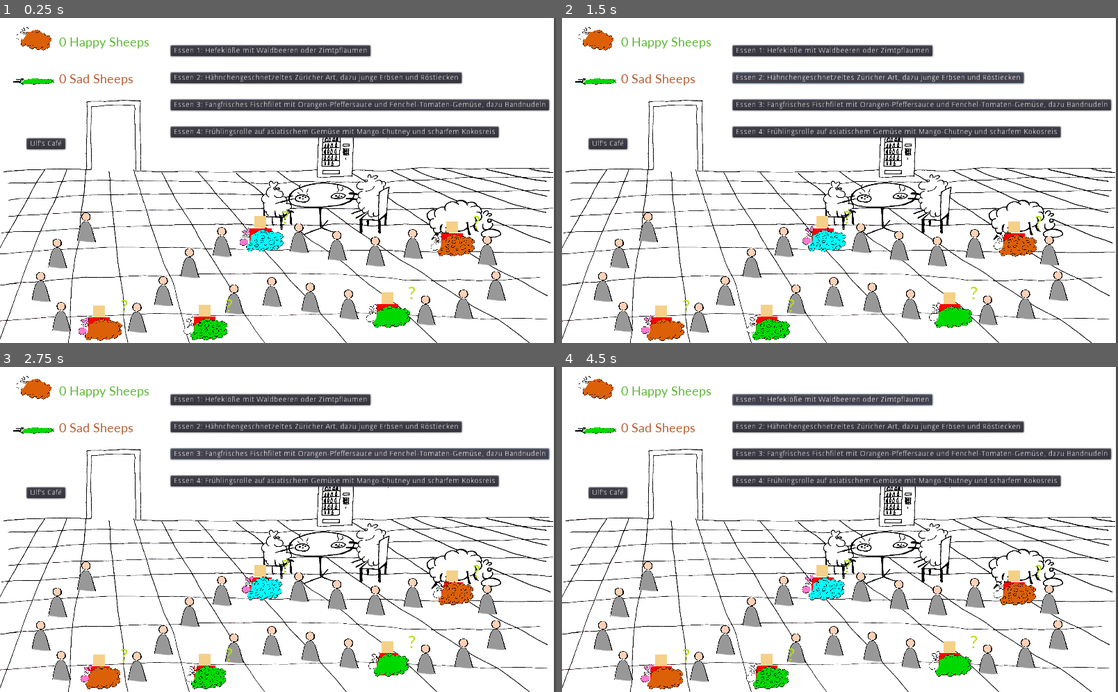
Above: before the commit, frames 1-4 (two rows, left to right).
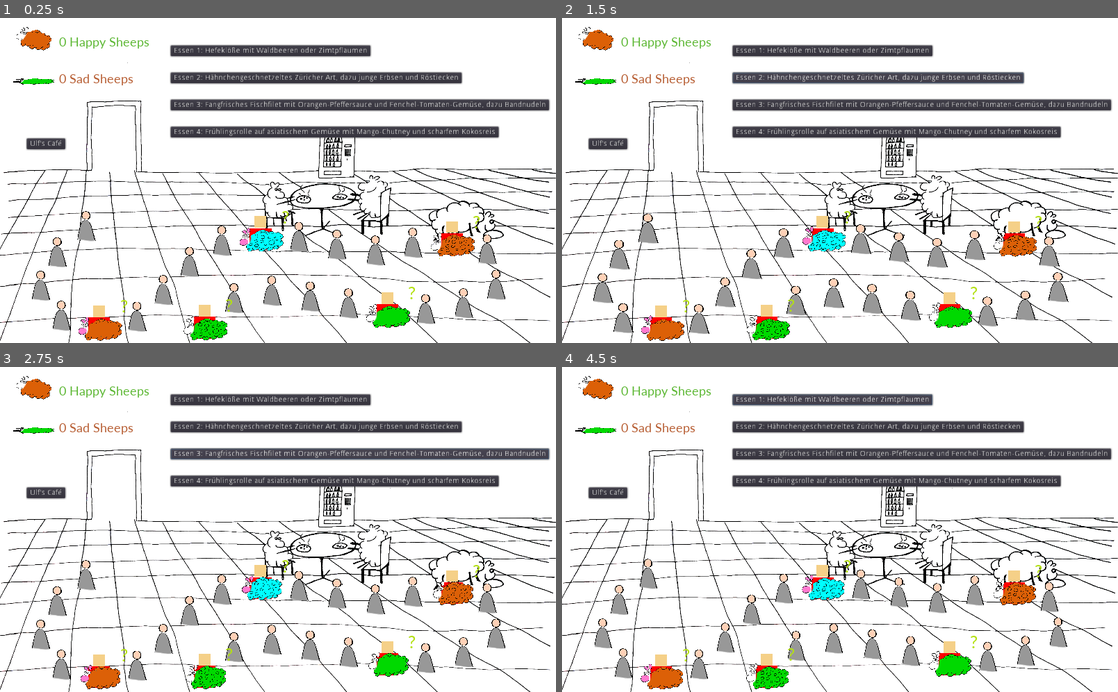
Above: after the commit, the same moments.

Repository: onsetsu/HPIGameJam
Game: Godot game, scene res://Scenes/Mensa.tscn
The game is run twice, just before and just after one commit, with the same random seed, the same clock (stepped at 60 frames per second) and the same inputs.
Inputs:
- Up to frame 1 (0.25 s): no input
- Up to frame 2 (1.5 s): click "Essen 1: Hefeklöße mit Waldbe…" at 0.5 s; click "Essen 2: Hähnchengeschnetzelt…" at 1.25 s
- Up to frame 3 (2.75 s): click "Essen 3: Fangfrisches Fischfi…" at 2 s
- Up to frame 4 (4.5 s): click "Essen 4: Frühlingsrolle auf a…" at 2.75 s; click "Ulf's Café" at 3.5 s; click "Essen 1: Hefeklöße mit Waldbe…" at 4.25 s

The runs differ from the first frame. In frame 1, 7.8% of the frame differs, in the area x 0-100%, y 0-100%; in frame 2, 7.9%; in frame 3, 7.8%; in frame 4, 8.4%.

Commit message:
Blockmenschen verschwinden lassen

Diff:
--- a/Scenes/Mensa.tscn
+++ b/Scenes/Mensa.tscn
@@ -19,8 +19,8 @@
 script = ExtResource( 1 )
 
 [node name="Sprite" type="Sprite" parent="."]
-position = Vector2( 510, 321.915 )
-scale = Vector2( 0.550162, 0.499426 )
+position = Vector2( 512.431, 323.585 )
+scale = Vector2( 0.552785, 0.501807 )
 texture = ExtResource( 2 )
 
 [node name="points" type="Node2D" parent="."]
--- a/Scenes/Person.tscn
+++ b/Scenes/Person.tscn
@@ -1,7 +1,51 @@
-[gd_scene load_steps=3 format=2]
+[gd_scene load_steps=5 format=2]
 
 [ext_resource path="res://Scripts/Person.gd" type="Script" id=1]
 [ext_resource path="res://Sprites/someGuy.png" type="Texture" id=2]
+
+[sub_resource type="Animation" id=2]
+resource_name = "end"
+tracks/0/type = "value"
+tracks/0/path = NodePath("Sprite:modulate")
+tracks/0/interp = 1
+tracks/0/loop_wrap = true
+tracks/0/imported = false
+tracks/0/enabled = true
+tracks/0/keys = {
+"times": PoolRealArray( 0, 1 ),
+"transitions": PoolRealArray( 1, 1 ),
+"update": 0,
+"values": [ Color( 1, 1, 1, 1 ), Color( 1, 1, 1, 0 ) ]
+}
+
+[sub_resource type="Animation" id=1]
+resource_name = "idle"
+length = 2.0
+loop = true
+tracks/0/type = "value"
+tracks/0/path = NodePath("Sprite:position")
+tracks/0/interp = 1
+tracks/0/loop_wrap = true
+tracks/0/imported = false
+tracks/0/enabled = true
+tracks/0/keys = {
+"times": PoolRealArray( 0, 0.5, 1, 1.5 ),
+"transitions": PoolRealArray( 1, 1, 1, 1 ),
+"update": 0,
+"values": [ Vector2( 0, -8.184 ), Vector2( 0, -12.8996 ), Vector2( 0, -8.184 ), Vector2( -0.277389, -5.96488 ) ]
+}
+tracks/1/type = "value"
+tracks/1/path = NodePath("Sprite:scale")
+tracks/1/interp = 1
+tracks/1/loop_wrap = true
+tracks/1/imported = false
+tracks/1/enabled = true
+tracks/1/keys = {
+"times": PoolRealArray( 0, 0.5, 1, 1.5 ),
+"transitions": PoolRealArray( 1, 1, 1, 1 ),
+"update": 0,
+"values": [ Vector2( 0.0422239, 0.0422239 ), Vector2( 0.0395308, 0.0422239 ), Vector2( 0.0422239, 0.0422239 ), Vector2( 0.045, 0.042 ) ]
+}
 
 [node name="Person" type="Node2D"]
 script = ExtResource( 1 )
@@ -10,3 +54,8 @@
 position = Vector2( 0, -8.184 )
 scale = Vector2( 0.0422239, 0.0422239 )
 texture = ExtResource( 2 )
+
+[node name="anim_player" type="AnimationPlayer" parent="."]
+autoplay = "idle"
+anims/end = SubResource( 2 )
+anims/idle = SubResource( 1 )
--- a/Scenes/Sheep_Graphic.tscn
+++ b/Scenes/Sheep_Graphic.tscn
@@ -13,6 +13,7 @@
 
 [sub_resource type="Animation" id=1]
 resource_name = "failure"
+length = 1.5
 tracks/0/type = "value"
 tracks/0/path = NodePath("body:position")
 tracks/0/interp = 1
@@ -60,6 +61,18 @@
 "transitions": PoolRealArray( 1, 5.09824 ),
 "update": 0,
 "values": [ Vector2( 1, 1.1 ), Vector2( 2.24, 0.26 ) ]
+}
+tracks/4/type = "value"
+tracks/4/path = NodePath(".:modulate")
+tracks/4/interp = 1
+tracks/4/loop_wrap = true
+tracks/4/imported = false
+tracks/4/enabled = true
+tracks/4/keys = {
+"times": PoolRealArray( 1, 1.5 ),
+"transitions": PoolRealArray( 1, 1 ),
+"update": 0,
+"values": [ Color( 1, 1, 1, 1 ), Color( 1, 1, 1, 0 ) ]
 }
 
 [sub_resource type="Animation" id=2]
@@ -127,7 +140,7 @@
 }
 
 [sub_resource type="Animation" id=3]
-length = 2.5
+length = 3.0
 tracks/0/type = "value"
 tracks/0/path = NodePath("body:position")
 tracks/0/interp = 1
@@ -200,14 +213,26 @@
 "update": 0,
 "values": [ Vector2( 1, 1.02 ), Vector2( 0.9898, 1.02792 ), Vector2( 0.9898, 1.1158 ), Vector2( 0.990664, 0.962966 ) ]
 }
+tracks/6/type = "value"
+tracks/6/path = NodePath(".:modulate")
+tracks/6/interp = 1
+tracks/6/loop_wrap = true
+tracks/6/imported = false
+tracks/6/enabled = true
+tracks/6/keys = {
+"times": PoolRealArray( 2.5, 3 ),
+"transitions": PoolRealArray( 1, 1 ),
+"update": 0,
+"values": [ Color( 1, 1, 1, 1 ), Color( 1, 1, 1, 0 ) ]
+}
 
 [node name="Sheep_Graphic" type="Node2D"]
 script = ExtResource( 1 )
 
 [node name="body" type="Node2D" parent="."]
-position = Vector2( -18.7537, 6.72586 )
+position = Vector2( -21.7323, 90.1254 )
 rotation = -0.000161059
-scale = Vector2( 1.04102, 1.05887 )
+scale = Vector2( 1.09528, 1.00471 )
 __meta__ = {
 "_edit_group_": true
 }
@@ -248,8 +273,9 @@
 [node name="none" type="Sprite" parent="body/pattern"]
 
 [node name="head" type="Node2D" parent="."]
-position = Vector2( -43.4722, -97.8129 )
-scale = Vector2( 1, 1.1 )
+position = Vector2( -143.458, 58.6876 )
+rotation = -0.0698132
+scale = Vector2( 1, 1.02 )
 __meta__ = {
 "_edit_group_": true
 }
--- a/Scripts/Person.gd
+++ b/Scripts/Person.gd
@@ -13,5 +13,8 @@
 #    pass
 
 func end_reached():
-    pass
-    #queue_free()
+    $anim_player.play("end")
+    $anim_player.connect("animation_finished", self, "__anim_finished__")
+
+func __anim_finished__(__unused__):
+    queue_free()
